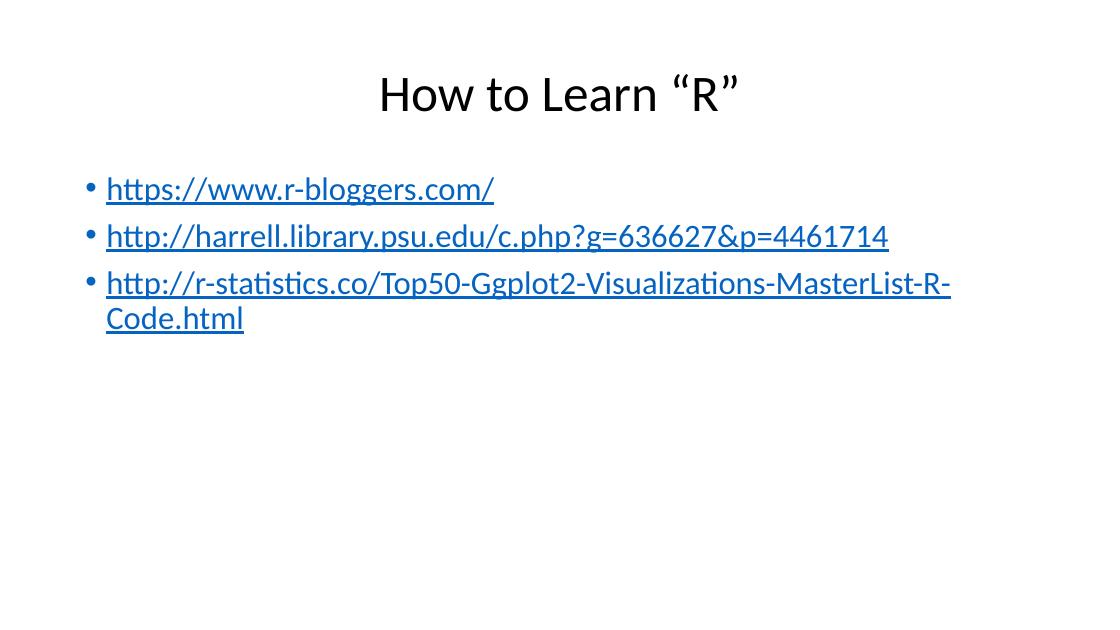
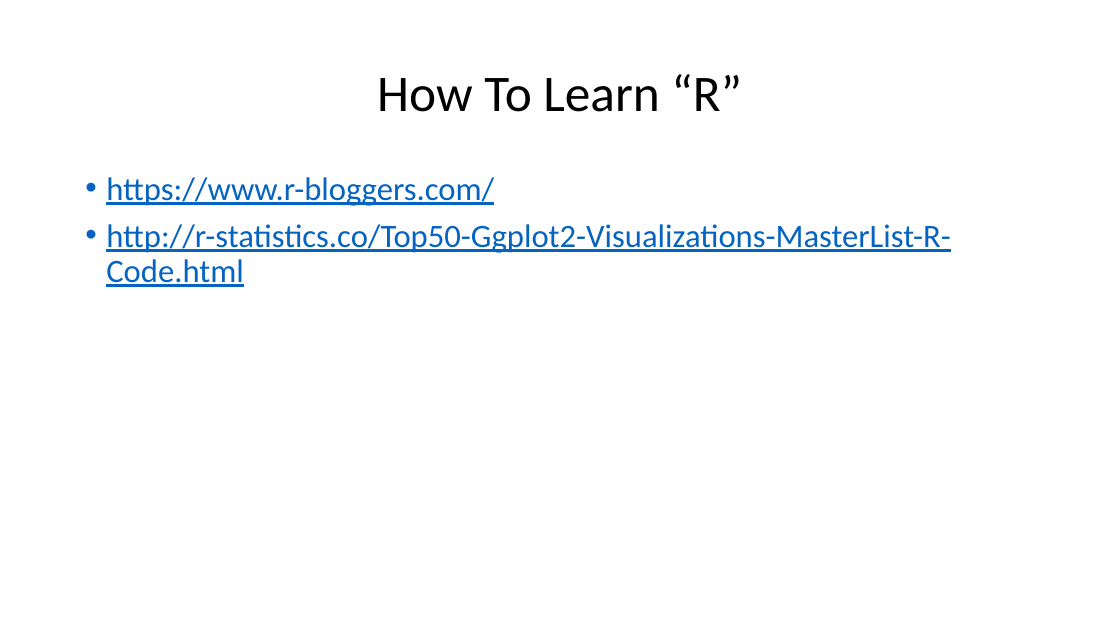
Before and after one commit to bdh5029/Rprojects, a slide deck: slide 20 of VisualizingR.pptx (slide 18 before the commit). Drawn at 1120x630 pixels with LibreOffice and Linux fonts; fonts in the diff are those of the drawing. Boxes give left, top, right and bottom in pixels: in the first picture for what was removed or moved away, otherwise in the second. Text is boxed around its words. In the diff, an @@ line names an element or a change of style, - is before the commit and + after.

```diff
--- a/VisualizingR.pptx
+++ b/VisualizingR.pptx
@@ title at <box>377,74,742,112</box>: text changed @@
-How to Learn “R”
+How To Learn “R”
@@ text at <box>106,224,888,253</box>: paragraph removed @@
-• http://harrell.library.psu.edu/c.php?g=636627&p=4461714
```
Also in this commit, not shown: 4 other slides changed, 3 slides added, 5 slides removed.
